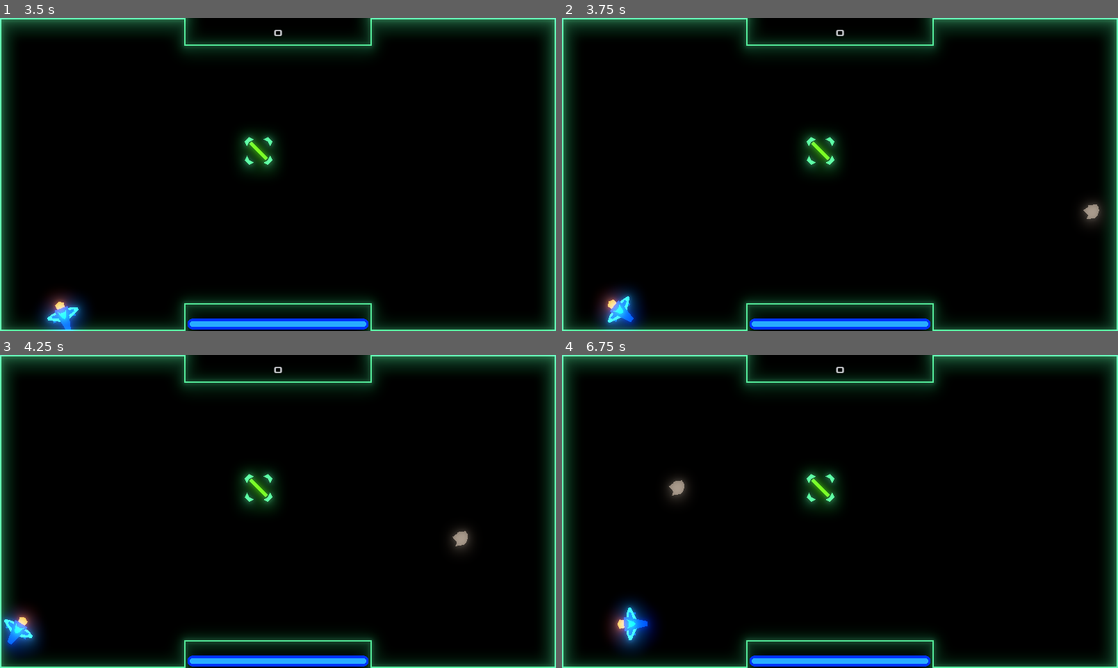
Above: before the commit, frames 1-4 (two rows, left to right).
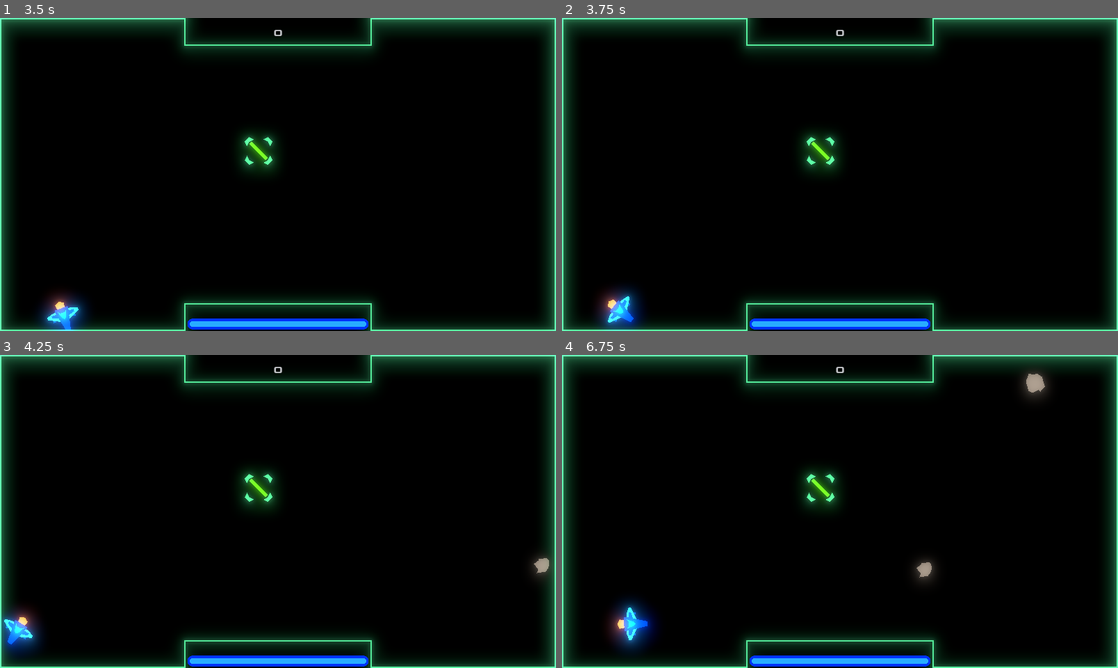
Above: after the commit, the same moments.

Repository: dslh/ArcadeSpaceFighter
Game: Godot game, scene res://game/game.tscn
Two runs of this game, one before a commit and one after it. Both use one fixed random seed, a clock stepped at 60 frames per second and the inputs below. This scene is started directly instead of the project's main scene.
Inputs:
- Up to frame 1 (3.5 s): tap Enter at 0.5 s; hold Right (turn_right) 0.53-1.28 s; hold Down (break) 0.53-1.28 s; hold Left (turn_left) 1.28-2.03 s; tap X (fire_cannon) at 1.35 s; hold Right (turn_right) 2.03-2.78 s; hold C (fire_laser) 2.03-2.78 s; hold Up (thrust) from 2.78 s (still down); tap W (stop) at 2.85 s
- Up to frame 2 (3.75 s): release Up (thrust) at 3.53 s; hold Left (turn_left) from 3.53 s (still down); hold Down (break) from 3.53 s (still down)
- Up to frame 3 (4.25 s): keep holding Left (turn_left); keep holding Down (break)
- Up to frame 4 (6.75 s): release Down (break) at 4.28 s; tap X (fire_cannon) at 4.35 s; hold C (fire_laser) 5.03-5.78 s; release Left (turn_left) at 5.78 s; hold Right (turn_right) 5.78-6.53 s; tap W (stop) at 5.85 s; hold Up (thrust) from 6.53 s (still down); hold Down (break) from 6.53 s (still down)

Frame 1 is identical in both runs. In frame 2, 0.2% of the frame differs, in the area x 93-98%, y 58-66%; in frame 3, 0.4%; in frame 4, 0.8%, in the area x 18-88%, y 5-73%.

Commit message:
Randomize asteroid direction

Diff:
--- a/entities/asteroid.gd
+++ b/entities/asteroid.gd
@@ -1,5 +1,8 @@
 extends RigidBody2D
 
+const DIRECTION_RANGE = PI / 4
+const MIN_SPEED = 200
+const MAX_SPEED = 600
 
 var hp: int = 10
 
@@ -9,7 +12,11 @@
 	set_drawn_shape(outline)
 
 func _ready() -> void:
-	var start_impulse: Vector2 = (Vector2.ZERO - get_global_position())*randf()
+	var start_impulse: Vector2 = \
+		(Vector2.ZERO - get_global_position()) \
+			.normalized() \
+			.rotated(DIRECTION_RANGE * 2 * randf() - DIRECTION_RANGE) \
+			* (MIN_SPEED + (MAX_SPEED - MIN_SPEED) * randf())
 	apply_central_impulse(start_impulse)
 
 # Generate a random shape for a new asteroid
